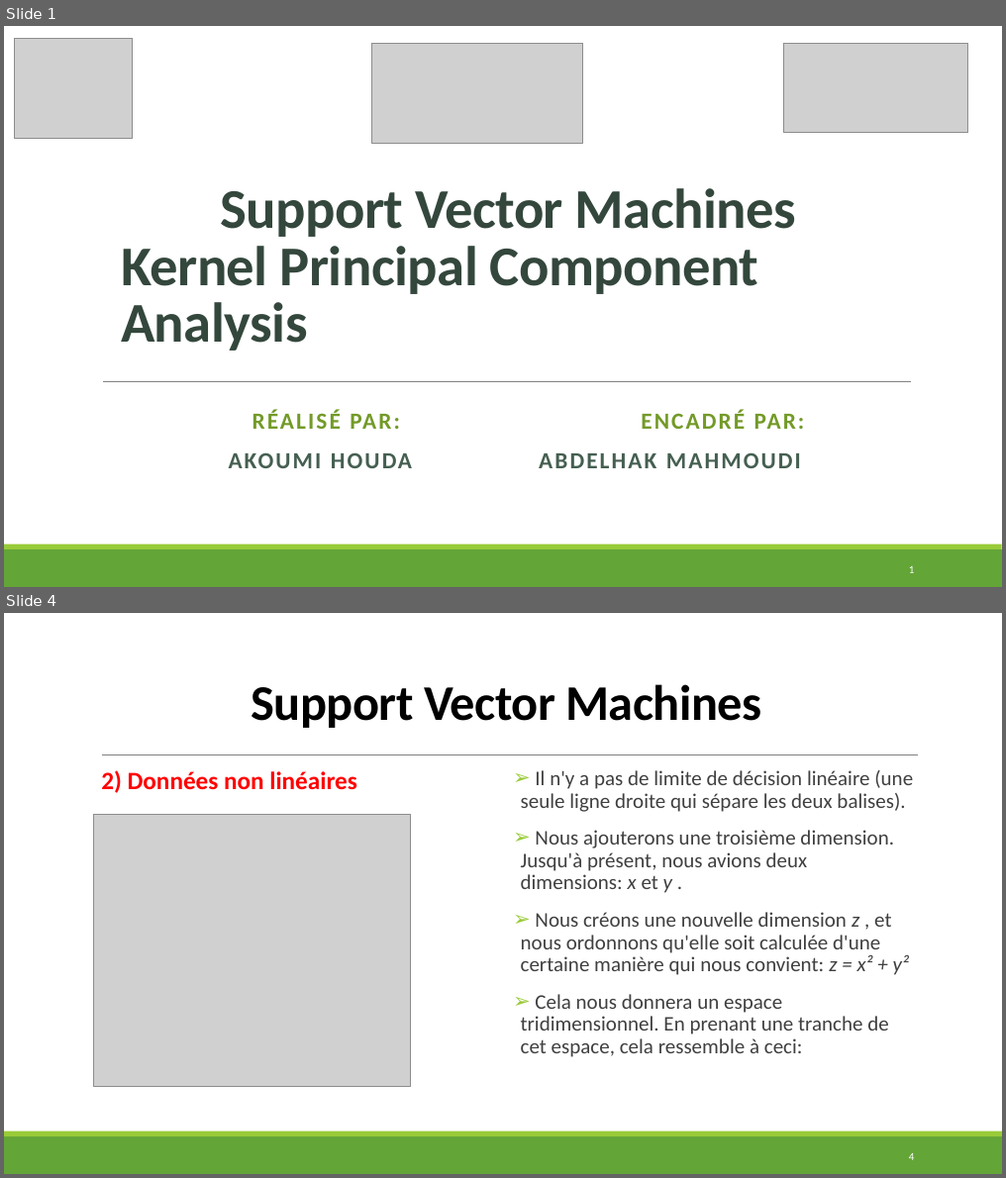
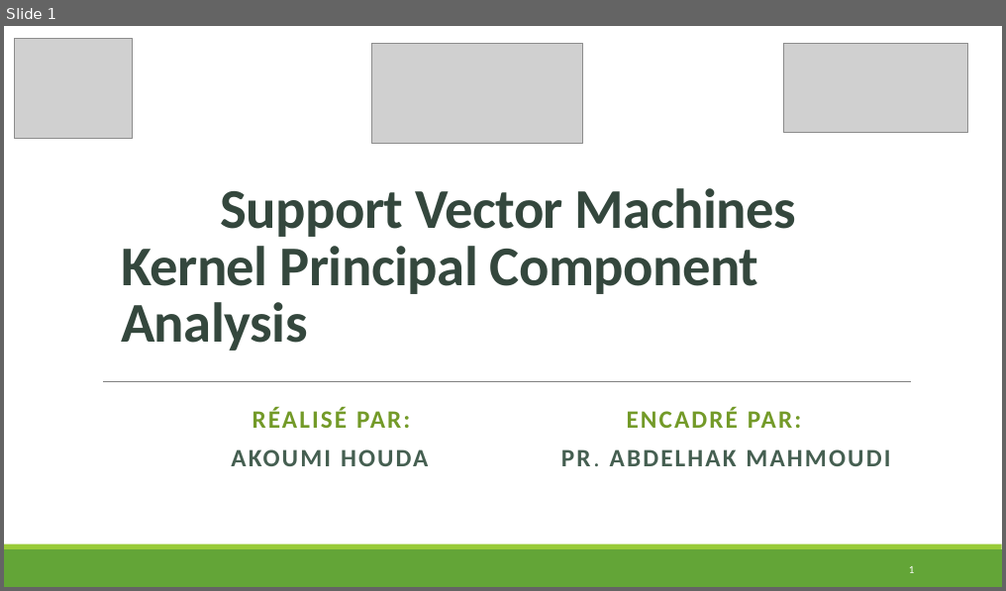
Before and after one commit to HOU-D/Machine-learning-project-, a slide deck: ML_AKOUMI HOUDA.pptx. Shown one above the other, each under a label of ours: slides 1 and 4 before the commit, slide 1 after it; the slides between them are not shown. The pictures are 1006x1178 and 1006x591 pixels, drawn with LibreOffice and Linux fonts; fonts in the diff are those of the drawing; grey boxes stand for pictures. Boxes give left, top, right and bottom in pixels: in the first picture for what was removed or moved away, otherwise in the second. Text is boxed around its words. In the diff, an @@ line names an element or a change of style, - is before the commit and + after.

```diff
--- a/ML_AKOUMI HOUDA.pptx
+++ b/ML_AKOUMI HOUDA.pptx
@@ slide 4 removed at <box>4,613,1002,1174</box>, background #FFFFFF; not listed: 2 template elements that a slide beside it also shows @@
@@ title removed at <box>251,684,761,728</box> @@
-Support Vector Machines
@@ line removed from (102, 756) to (918, 756) @@
@@ text removed at <box>101,770,357,793</box> @@
-  2) Données non linéaires
@@ text removed at <box>521,770,913,1058</box> @@
-➢ Il n'y a pas de limite de décision linéaire (une seule ligne droite qui sépare les deux balises).
-➢ Nous ajouterons une troisième dimension. Jusqu'à présent, nous avions deux dimensions: x et y .
-➢ Nous créons une nouvelle dimension z , et nous ordonnons qu'elle soit calculée d'une certaine manière qui nous convient: z = x² + y²
-➢ Cela nous donnera un espace tridimensionnel. En prenant une tranche de cet espace, cela ressemble à ceci:
@@ picture removed at <box>94,814,411,1086</box> @@
@@ page number removed at <box>909,1154,915,1160</box> @@
-4
@@ slide 1 changed as well @@
@@ subtitle at <box>252,408,801,428</box>: size 22.2 to 24 pt in "RÉALISÉ PAR: ENCADRÉ PAR:"; line spacing 0.9 to 0.8 @@
@@ subtitle at <box>231,450,890,467</box>: text changed; size 22.2 to 24 pt @@
-AKOUMI HOUDA ABDELHAK MAHMOUDI
+AKOUMI HOUDA PR. ABDELHAK MAHMOUDI
```
Also in this commit, not shown: 3 other slides changed, 6 slides added, 5 other slides removed.
